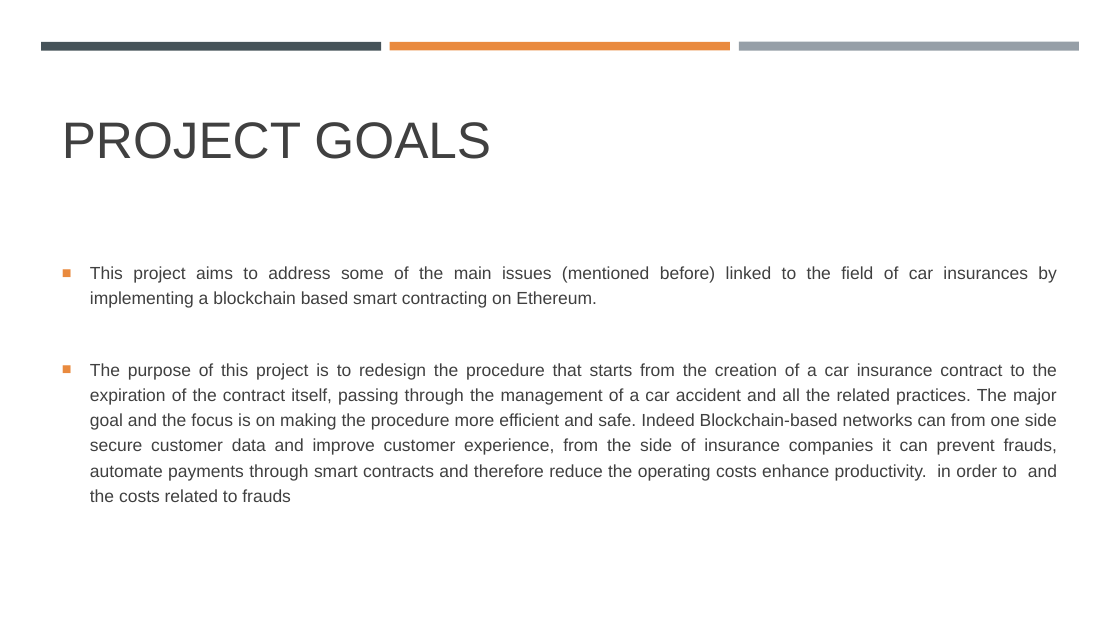
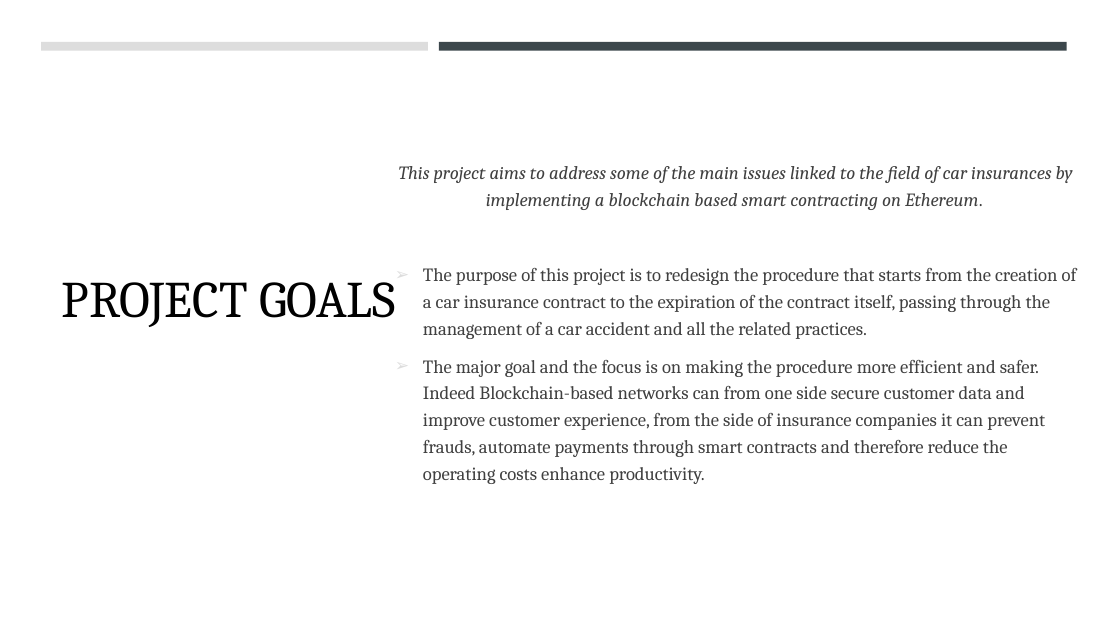
Before and after one commit to costanzimartina/Fintech_project, a slide deck: slide 6 of AutoInsurtech_Adobati_Basigalup_Colombo_Costanzi_Utke.pptx. Drawn at 1120x630 pixels with LibreOffice and Linux fonts; fonts in the diff are those of the drawing. Boxes give left, top, right and bottom in pixels: in the first picture for what was removed or moved away, otherwise in the second. Text is boxed around its words. In the diff, an @@ line names an element or a change of style, - is before the commit and + after.

```diff
--- a/AutoInsurtech_Adobati_Basigalup_Colombo_Costanzi_Utke.pptx
+++ b/AutoInsurtech_Adobati_Basigalup_Colombo_Costanzi_Utke.pptx
@@ rectangle added at (x1=0, y1=0, x2=1120, y2=630), fill #FFFFFF @@
@@ rectangle removed at (x1=41, y1=42, x2=381, y2=50) @@
@@ rectangle added at (x1=41, y1=42, x2=429, y2=50), fill #DDDDDD @@
@@ rectangle removed at (x1=390, y1=42, x2=730, y2=50) @@
@@ rectangle added at (x1=439, y1=42, x2=1066, y2=50), fill #3C474C @@
@@ rectangle removed at (x1=739, y1=42, x2=1079, y2=51) @@
@@ title "PROJECT GOALS" at (x1=62, y1=282, x2=396, y2=327): font Arial to Cambria, text colour #404040 to #000000; vertical alignment bottom to middle @@
@@ text at (x1=399, y1=166, x2=1077, y2=484): text changed; size 15 to 16 pt; font Arial to Cambria @@
-■ This project aims to address some of the main issues (mentioned before) linked to the field of car insurances by implementing a blockchain based smart contracting on Ethereum.
-■ The purpose of this project is to redesign the procedure that starts from the creation of a car insurance contract to the expiration of the contract itself, passing through the management of a car accident and all the related practices. The major goal and the focus is on making the procedure more efficient and safe. Indeed Blockchain-based networks can from one side secure customer data and improve customer experience, from the side of insurance companies it can prevent frauds, automate payments through smart contracts and therefore reduce the operating costs enhance productivity. in order to and the costs related to frauds
+This project aims to address some of the main issues linked to the field of car insurances by implementing a blockchain based smart contracting on Ethereum.
+➢ The purpose of this project is to redesign the procedure that starts from the creation of a car insurance contract to the expiration of the contract itself, passing through the management of a car accident and all the related practices.
+➢ The major goal and the focus is on making the procedure more efficient and safer. Indeed Blockchain-based networks can from one side secure customer data and improve customer experience, from the side of insurance companies it can prevent frauds, automate payments through smart contracts and therefore reduce the operating costs enhance productivity.
```
Also in this commit, not shown: 11 other slides changed, 3 slides added, 3 slides removed, 4 other files.
